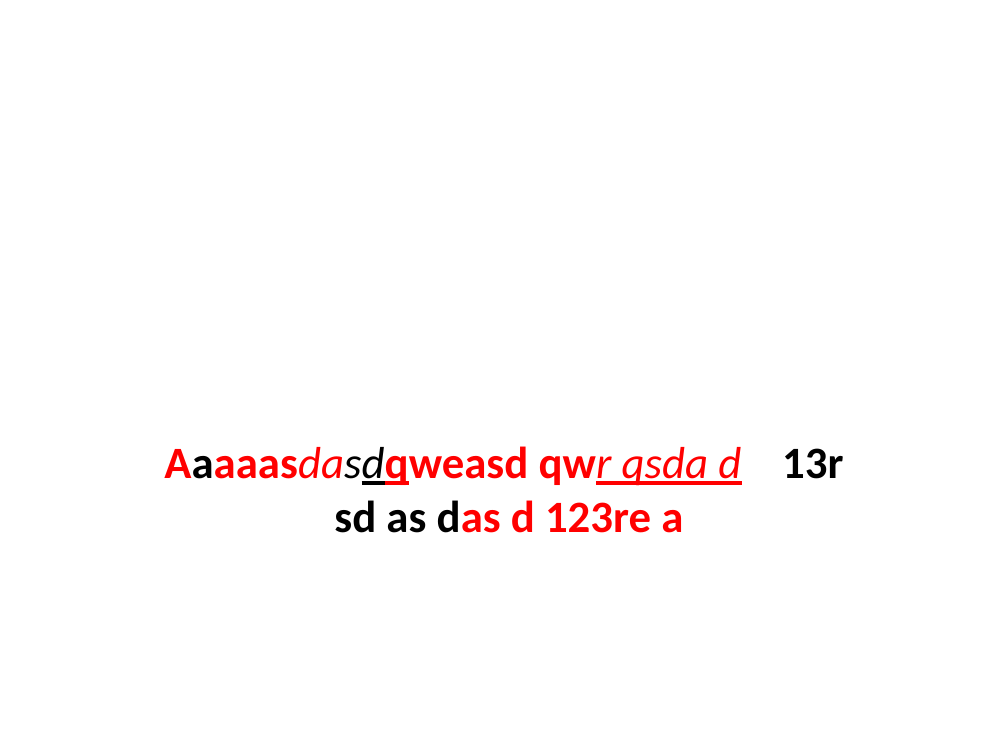
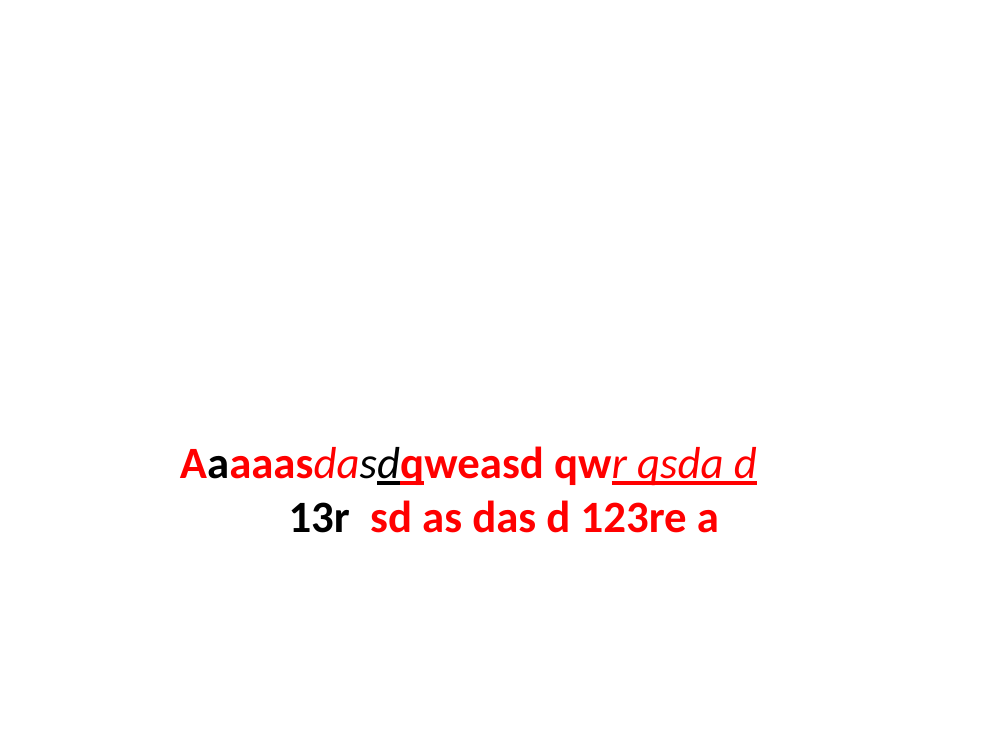
Before and after one commit to Klarzahs/PP_LGManager, a slide deck: slide 1 of LanguageManager_Plugin.pptm. Drawn at 1008x756 pixels with LibreOffice and Linux fonts; fonts in the diff are those of the drawing. Boxes give left, top, right and bottom in pixels: in the first picture for what was removed or moved away, otherwise in the second. Text is boxed around its words. In the diff, an @@ line names an element or a change of style, - is before the commit and + after.

```diff
--- a/LanguageManager_Plugin.pptm
+++ b/LanguageManager_Plugin.pptm
@@ subtitle "Aaaaasdasdqweasd qwr qsda d 13r ..." at (180, 446, 757, 533): text colour #000000 to #FF0000 in "sd as das" @@
```
Also in this commit, not shown: 4 slides added, 2 other files.
